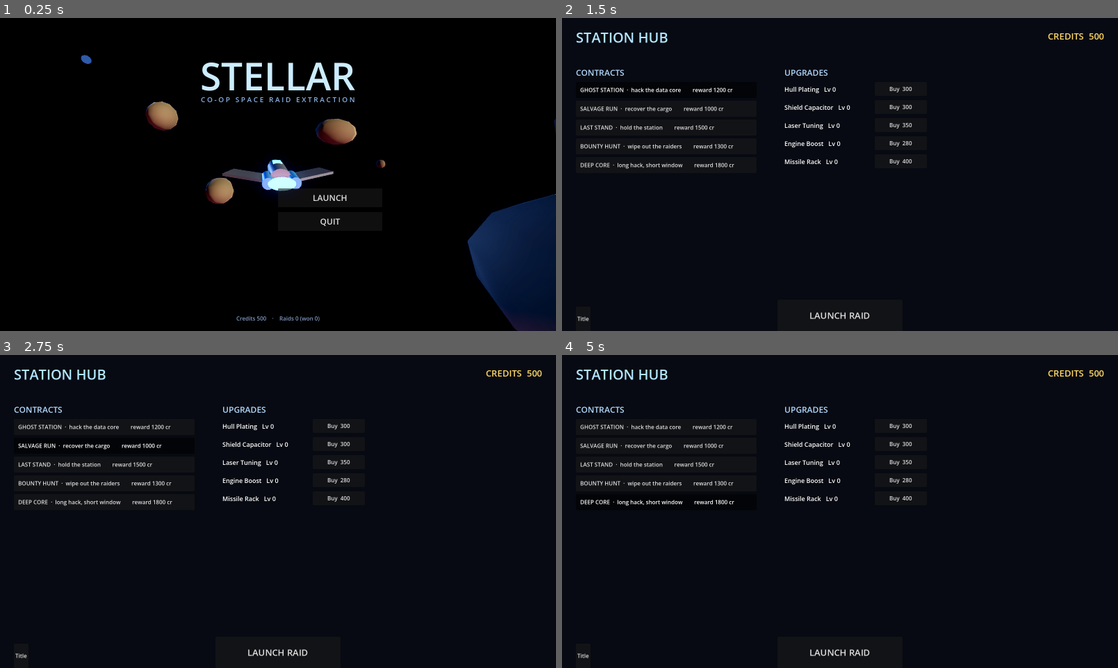
Above: before the commit, frames 1-4 (two rows, left to right).
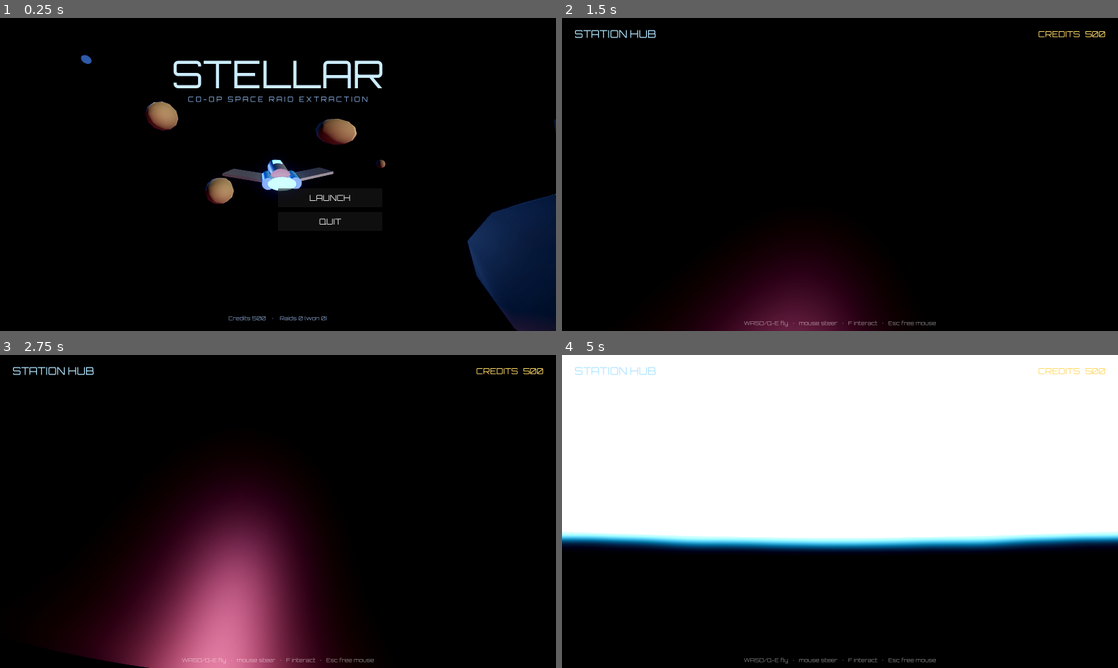
Above: after the commit, the same moments.

Repository: hassaan-v20/solar-system
Game: Godot game, scene res://scenes/title.tscn
The game is run twice, just before and just after one commit, with the same random seed, the same clock (stepped at 60 frames per second) and the same inputs.
Inputs (mouse positions are in pixels of both pictures, inside the frame that each line leads up to):
- Up to frame 1 (0.25 s): no input
- Up to frame 2 (1.5 s): click "LAUNCH" at 0.5 s; click (667, 89) at 1.25 s, where only the run before the commit has a clickable "GHOST STATION · hack the data…"
- Up to frame 3 (2.75 s): click (105, 445) at 2 s, where only the run before the commit has a clickable "SALVAGE RUN · recover the car…"
- Up to frame 4 (5 s): click (667, 464) at 2.75 s, where only the run before the commit has a clickable "LAST STAND · hold the station…"; click (667, 483) at 3.5 s, where only the run before the commit has a clickable "BOUNTY HUNT · wipe out the ra…"; click (667, 502) at 4.25 s, where only the run before the commit has a clickable "DEEP CORE · long hack, short …"

The runs differ from the first frame. In frame 1, 2.3% of the frame differs, in the area x 31-69%, y 13-97%; in frame 2, 7.2%; in frame 3, 21%; in frame 4, 62%, in the area x 0-100%, y 0-99%.

Commit message:
3D station hub (fly-around kiosks) + game-style Orbitron font
Station is now an explorable 3D place (Roundtable-Hold style): fly your ship
around a lit platform with four kiosks — Contract Board, Ship Bay, Armory, Launch
Pad — each a glowing terminal with a floating Label3D. Fly into a kiosk's zone and
press F to open its panel (select contract / buy upgrades / launch). Shared
InputSetup so the hub and raid use one binding set; soft tether keeps you near
the platform.

Font: Orbitron set as the project default UI font for a game/sci-fi look.

Replaces the old flat 2D station menu. Verified: import + headless runs of
title/raid/hub all clean on 4.6.3.

Co-Authored-By: Claude Opus 4.8 (1M context) <noreply@anthropic.com>

Diff:
--- a/game/project.godot
+++ b/game/project.godot
@@ -20,6 +20,10 @@
 window/size/viewport_width=1600
 window/size/viewport_height=900
 
+[gui]
+
+theme/custom_font="res://assets/fonts/Orbitron.ttf"
+
 [rendering]
 
 environment/defaults/default_clear_color=Color(0.015, 0.02, 0.04, 1)
--- a/game/scenes/station.tscn
+++ b/game/scenes/station.tscn
@@ -1,8 +1,6 @@
 [gd_scene load_steps=2 format=3]
 
-[ext_resource type="Script" path="res://scripts/ui/station_ui.gd" id="1"]
+[ext_resource type="Script" path="res://scripts/ui/station_hub.gd" id="1"]
 
-[node name="Station" type="Control"]
-layout_mode = 3
-anchors_preset = 15
+[node name="StationHub" type="Node3D"]
 script = ExtResource("1")
--- /dev/null
+++ b/game/scripts/core/input_setup.gd
@@ -0,0 +1,34 @@
+class_name InputSetup
+extends RefCounted
+## Registers all gameplay input actions in code (so project.godot stays clean and
+## the raid + station hub share one binding set).
+
+static func register() -> void:
+	var binds := {
+		"thrust_forward": [KEY_W], "thrust_back": [KEY_S],
+		"strafe_left": [KEY_Q], "strafe_right": [KEY_E],
+		"roll_left": [KEY_A], "roll_right": [KEY_D],
+		"boost": [KEY_SHIFT], "brake": [KEY_CTRL],
+		"fire": [KEY_SPACE],
+		"interact": [KEY_F],
+		"toggle_mouse": [KEY_ESCAPE], "quit_game": [KEY_F8],
+	}
+	for action in binds:
+		if not InputMap.has_action(action):
+			InputMap.add_action(action)
+		for key in binds[action]:
+			var ev := InputEventKey.new()
+			ev.physical_keycode = key
+			InputMap.action_add_event(action, ev)
+	# Left mouse fires the laser.
+	if not InputMap.has_action("fire"):
+		InputMap.add_action("fire")
+	var mb := InputEventMouseButton.new()
+	mb.button_index = MOUSE_BUTTON_LEFT
+	InputMap.action_add_event("fire", mb)
+	# Secondary fire (missile): right mouse.
+	if not InputMap.has_action("fire_secondary"):
+		InputMap.add_action("fire_secondary")
+	var rmb := InputEventMouseButton.new()
+	rmb.button_index = MOUSE_BUTTON_RIGHT
+	InputMap.action_add_event("fire_secondary", rmb)
--- a/game/scripts/core/main.gd
+++ b/game/scripts/core/main.gd
@@ -105,34 +105,7 @@
 
 # ── input ─────────────────────────────────────────────────────────────────────
 func _setup_input() -> void:
-	var binds := {
-		"thrust_forward": [KEY_W], "thrust_back": [KEY_S],
-		"strafe_left": [KEY_Q], "strafe_right": [KEY_E],
-		"roll_left": [KEY_A], "roll_right": [KEY_D],
-		"boost": [KEY_SHIFT], "brake": [KEY_CTRL],
-		"fire": [KEY_SPACE],
-		"toggle_mouse": [KEY_ESCAPE], "quit_game": [KEY_F8],
-	}
-	for action in binds:
-		if not InputMap.has_action(action):
-			InputMap.add_action(action)
-		for key in binds[action]:
-			var ev := InputEventKey.new()
-			ev.physical_keycode = key
-			InputMap.action_add_event(action, ev)
-	# Left mouse also fires the laser.
-	var mb := InputEventMouseButton.new()
-	mb.button_index = MOUSE_BUTTON_LEFT
-	InputMap.action_add_event("fire", mb)
-	# Secondary fire (homing missile): right mouse or F.
-	if not InputMap.has_action("fire_secondary"):
-		InputMap.add_action("fire_secondary")
-	var rmb := InputEventMouseButton.new()
-	rmb.button_index = MOUSE_BUTTON_RIGHT
-	InputMap.action_add_event("fire_secondary", rmb)
-	var keyf := InputEventKey.new()
-	keyf.physical_keycode = KEY_F
-	InputMap.action_add_event("fire_secondary", keyf)
+	InputSetup.register()
 
 # ── world ─────────────────────────────────────────────────────────────────────
 func _build_environment() -> void:
--- /dev/null
+++ b/game/scripts/ui/station_hub.gd
@@ -0,0 +1,356 @@
+extends Node3D
+## A 3D station hub you fly around between raids (Roundtable-Hold style): visit
+## kiosks for Contracts, the Ship Bay, the Armory, and the Launch Pad. Fly near a
+## kiosk and press F to open it.
+
+const KIOSKS := [
+	{"type": "contracts", "name": "CONTRACT BOARD", "ang": 0.0,   "col": Color(0.4, 0.8, 1.0)},
+	{"type": "ship",      "name": "SHIP BAY",       "ang": 90.0,  "col": Color(0.5, 1.0, 0.7)},
+	{"type": "armory",    "name": "ARMORY",         "ang": 180.0, "col": Color(1.0, 0.6, 0.4)},
+	{"type": "launch",    "name": "LAUNCH PAD",     "ang": 270.0, "col": Color(1.0, 0.85, 0.4)},
+]
+const RADIUS := 24.0
+
+var _ship: ShipController
+var _cam: ChaseCamera
+var _near: Dictionary = {}
+var _panel: CanvasLayer
+var _prompt: Label
+var _credits: Label
+
+func _ready() -> void:
+	InputSetup.register()
+	Input.mouse_mode = Input.MOUSE_MODE_CAPTURED
+	var vp := get_viewport()
+	vp.use_taa = true
+	vp.msaa_3d = Viewport.MSAA_4X
+
+	SpaceEnv.add_suns(self)
+	var we := WorldEnvironment.new()
+	we.environment = SpaceEnv.make_environment()
+	add_child(we)
+
+	_build_platform()
+	for k in KIOSKS:
+		_build_kiosk(k)
+	_build_ship()
+	_cam = ChaseCamera.new()
+	_cam.target_path = _ship.get_path()
+	_cam.distance = 13.0
+	_cam.height = 4.0
+	add_child(_cam)
+	_cam.current = true
+	_build_hud()
+
+func _process(delta: float) -> void:
+	if is_instance_valid(_ship):
+		# Soft tether so you don't drift off into deep space.
+		var d := _ship.global_position.length()
+		if d > 60.0:
+			_ship.velocity -= _ship.global_position.normalized() * (d - 60.0) * 2.0 * delta
+	if _prompt != null:
+		_prompt.text = "[F]  %s" % _near.name if not _near.is_empty() and _panel == null else ""
+	if _credits != null:
+		_credits.text = "CREDITS  %d" % GameState.credits
+
+func _unhandled_input(event: InputEvent) -> void:
+	if event.is_action_pressed("quit_game"):
+		get_tree().quit()
+	elif event.is_action_pressed("toggle_mouse"):
+		if _panel != null:
+			_close_panel()
+		else:
+			Input.mouse_mode = Input.MOUSE_MODE_VISIBLE if Input.mouse_mode == Input.MOUSE_MODE_CAPTURED else Input.MOUSE_MODE_CAPTURED
+	elif event.is_action_pressed("interact") and _panel == null and not _near.is_empty():
+		_open_panel(_near)
+
+# ── 3D dressing ────────────────────────────────────────────────────────────────
+func _build_platform() -> void:
+	var floor_mat := StandardMaterial3D.new()
+	floor_mat.albedo_color = Color(0.16, 0.18, 0.22)
+	floor_mat.metallic = 0.6
+	floor_mat.roughness = 0.5
+	var disc := MeshInstance3D.new()
+	var cm := CylinderMesh.new()
+	cm.top_radius = 34.0
+	cm.bottom_radius = 34.0
+	cm.height = 1.0
+	disc.mesh = cm
+	disc.position = Vector3(0, -2.5, 0)
+	disc.material_override = floor_mat
+	add_child(disc)
+	# Glowing central column / hologram.
+	var col := MeshInstance3D.new()
+	var cc := CylinderMesh.new()
+	cc.top_radius = 2.5
+	cc.bottom_radius = 3.5
+	cc.height = 8.0
+	col.mesh = cc
+	col.position = Vector3(0, 2.0, 0)
+	col.material_override = _glow(Color(0.4, 0.85, 1.0), 2.5)
+	add_child(col)
+	# Warm interior light.
+	var lamp := OmniLight3D.new()
+	lamp.light_color = Color(1.0, 0.85, 0.7)
+	lamp.light_energy = 4.0
+	lamp.omni_range = 70.0
+	lamp.position = Vector3(0, 10, 0)
+	add_child(lamp)
+
+func _build_kiosk(k: Dictionary) -> void:
+	var root := Node3D.new()
+	add_child(root)
+	var a := deg_to_rad(k.ang)
+	root.position = Vector3(cos(a) * RADIUS, 0, sin(a) * RADIUS)
+
+	var mat := StandardMaterial3D.new()
+	mat.albedo_color = Color(0.2, 0.22, 0.27)
+	mat.metallic = 0.6
+	mat.roughness = 0.4
+	var base := MeshInstance3D.new()
+	var bb := BoxMesh.new()
+	bb.size = Vector3(4.0, 2.0, 1.4)
+	base.mesh = bb
+	base.material_override = mat
+	root.add_child(base)
+	# Glowing screen.
+	var screen := MeshInstance3D.new()
+	var sb := BoxMesh.new()
+	sb.size = Vector3(3.0, 1.6, 0.15)
+	screen.mesh = sb
+	screen.position = Vector3(0, 1.6, 0.7)
+	screen.rotation_degrees = Vector3(-18, 0, 0)
+	screen.material_override = _glow(k.col, 2.2)
+	root.add_child(screen)
+	# Floating label.
+	var lbl := Label3D.new()
+	lbl.text = k.name
+	lbl.billboard = BaseMaterial3D.BILLBOARD_ENABLED
+	lbl.font_size = 64
+	lbl.pixel_size = 0.012
+	lbl.modulate = k.col
+	lbl.position = Vector3(0, 3.4, 0)
+	root.add_child(lbl)
+	# Kiosk light.
+	var l := OmniLight3D.new()
+	l.light_color = k.col
+	l.light_energy = 3.0
+	l.omni_range = 16.0
+	l.position = Vector3(0, 2.5, 1.5)
+	root.add_child(l)
+	# Interaction zone.
+	var zone := Area3D.new()
+	var cs := CollisionShape3D.new()
+	var sp := SphereShape3D.new()
+	sp.radius = 8.0
+	cs.shape = sp
+	zone.add_child(cs)
+	root.add_child(zone)
+	zone.body_entered.connect(func(b): if b.is_in_group("player"): _near = k)
+	zone.body_exited.connect(func(b): if b.is_in_group("player") and _near == k: _near = {})
+
+func _build_ship() -> void:
+	_ship = ShipController.new()
+	var def := load("res://data/ships/wayfarer.tres")
+	if def is ShipDef:
+		var d := def.duplicate()
+		d.max_speed = 16.0
+		d.boost_speed = 28.0
+		d.acceleration = 16.0
+		_ship.ship_def = d
+	# Compact modelled hull.
+	var hullmat := StandardMaterial3D.new()
+	hullmat.albedo_color = Color(0.55, 0.6, 0.7)
+	hullmat.metallic = 0.8
+	hullmat.roughness = 0.3
+	var comb := CSGCombiner3D.new()
+	var fus := CSGCylinder3D.new()
+	fus.radius = 0.55
+	fus.height = 3.0
+	fus.sides = 18
+	fus.smooth_faces = true
+	fus.rotation_degrees = Vector3(90, 0, 0)
+	fus.material = hullmat
+	comb.add_child(fus)
+	var nose := CSGSphere3D.new()
+	nose.radius = 0.55
+	nose.smooth_faces = true
+	nose.scale = Vector3(0.85, 0.85, 2.6)
+	nose.position = Vector3(0, 0, -2.0)
+	nose.material = hullmat
+	comb.add_child(nose)
+	for sx in [-1.4, 1.4]:
+		var wing := CSGBox3D.new()
+		wing.size = Vector3(2.7, 0.14, 1.3)
+		wing.position = Vector3(sx, 0, 0.5)
+		wing.rotation_degrees = Vector3(0, 18 * signf(sx), 6 * signf(sx))
+		wing.material = hullmat
+		comb.add_child(wing)
+	_ship.add_child(comb)
+	var engine := MeshInstance3D.new()
+	var es := SphereMesh.new()
+	es.radius = 0.4
+	es.height = 0.8
+	engine.mesh = es
+	engine.position = Vector3(0, 0, 2.2)
+	engine.scale = Vector3(1.6, 0.7, 1.4)
+	engine.material_override = _glow(Color(0.45, 0.8, 1.0), 4.0)
+	_ship.add_child(engine)
+	var cshape := CollisionShape3D.new()
+	var bs := BoxShape3D.new()
+	bs.size = Vector3(2.6, 0.7, 3.6)
+	cshape.shape = bs
+	_ship.add_child(cshape)
+	add_child(_ship)
+	_ship.position = Vector3(0, 0, 12)
+
+func _glow(c: Color, e: float) -> StandardMaterial3D:
+	var m := StandardMaterial3D.new()
+	m.albedo_color = c
+	m.emission_enabled = true
+	m.emission = c
+	m.emission_energy_multiplier = e
+	return m
+
+# ── HUD + panels ──────────────────────────────────────────────────────────────
+func _build_hud() -> void:
+	var cl := CanvasLayer.new()
+	add_child(cl)
+	var root := Control.new()
+	root.set_anchors_preset(Control.PRESET_FULL_RECT)
+	root.mouse_filter = Control.MOUSE_FILTER_IGNORE
+	cl.add_child(root)
+	var title := Label.new()
+	title.text = "STATION HUB"
+	title.position = Vector2(36, 26)
+	title.add_theme_font_size_override("font_size", 30)
+	title.add_theme_color_override("font_color", Color(0.7, 0.9, 1.0))
+	root.add_child(title)
+	_credits = Label.new()
+	_credits.set_anchors_preset(Control.PRESET_TOP_RIGHT)
+	_credits.offset_left = -340
+	_credits.offset_top = 30
+	_credits.offset_right = -36
+	_credits.horizontal_alignment = HORIZONTAL_ALIGNMENT_RIGHT
+	_credits.add_theme_font_size_override("font_size", 24)
+	_credits.add_theme_color_override("font_color", Color(1.0, 0.85, 0.4))
+	root.add_child(_credits)
+	_prompt = Label.new()
+	_prompt.set_anchors_preset(Control.PRESET_CENTER_BOTTOM)
+	_prompt.offset_top = -150
+	_prompt.offset_left = -200
+	_prompt.offset_right = 200
+	_prompt.horizontal_alignment = HORIZONTAL_ALIGNMENT_CENTER
+	_prompt.add_theme_font_size_override("font_size", 26)
+	_prompt.add_theme_color_override("font_color", Color(1, 1, 1))
+	root.add_child(_prompt)
+	var hint := Label.new()
+	hint.text = "WASD/Q-E fly   ·   mouse steer   ·   F interact   ·   Esc free mouse"
+	hint.set_anchors_preset(Control.PRESET_BOTTOM_WIDE)
+	hint.offset_top = -34
+	hint.horizontal_alignment = HORIZONTAL_ALIGNMENT_CENTER
+	hint.modulate = Color(1, 1, 1, 0.5)
+	root.add_child(hint)
+
+func _open_panel(k: Dictionary) -> void:
+	Input.mouse_mode = Input.MOUSE_MODE_VISIBLE
+	_ship.set_physics_process(false)
+	_panel = CanvasLayer.new()
+	add_child(_panel)
+	var dim := ColorRect.new()
+	dim.set_anchors_preset(Control.PRESET_FULL_RECT)
+	dim.color = Color(0, 0, 0, 0.55)
+	_panel.add_child(dim)
+	var box := VBoxContainer.new()
+	box.set_anchors_preset(Control.PRESET_CENTER)
+	box.add_theme_constant_override("separation", 10)
+	box.custom_minimum_size = Vector2(560, 0)
+	_panel.add_child(box)
+	var head := Label.new()
+	head.text = k.name
+	head.horizontal_alignment = HORIZONTAL_ALIGNMENT_CENTER
+	head.add_theme_font_size_override("font_size", 34)
+	head.add_theme_color_override("font_color", k.col)
+	box.add_child(head)
+	box.add_child(_spacer(8))
+
+	match k.type:
+		"contracts":
+			_panel_contracts(box)
+		"ship":
+			_panel_upgrades(box, ["hull", "shield", "engine"])
+		"armory":
+			_panel_upgrades(box, ["weapon", "missile"])
+		"launch":
+			_panel_launch(box)
+
+	box.add_child(_spacer(10))
+	var close := _btn("Close  (Esc)")
+	close.pressed.connect(_close_panel)
+	box.add_child(close)
+
+func _close_panel() -> void:
+	if _panel != null:
+		_panel.queue_free()
+		_panel = null
+	_ship.set_physics_process(true)
+	Input.mouse_mode = Input.MOUSE_MODE_CAPTURED
+
+func _panel_contracts(box: VBoxContainer) -> void:
+	for path in GameState.MISSIONS:
+		var def = load(path)
+		var b := _btn("%s    ·    %d cr" % [def.display_name, def.reward])
+		b.toggle_mode = true
+		b.button_pressed = (path == GameState.selected_mission)
+		b.pressed.connect(func():
+			GameState.selected_mission = path
+			_close_panel())
+		box.add_child(b)
+
+func _panel_upgrades(box: VBoxContainer, keys: Array) -> void:
+	for key in keys:
+		var row := HBoxContainer.new()
+		row.add_theme_constant_override("separation", 16)
+		var name_lbl := Label.new()
+		name_lbl.custom_minimum_size = Vector2(330, 0)
+		name_lbl.add_theme_font_size_override("font_size", 20)
+		row.add_child(name_lbl)
+		var buy := _btn("")
+		buy.custom_minimum_size = Vector2(180, 44)
+		row.add_child(buy)
+		box.add_child(row)
+		var refresh := func():
+			name_lbl.text = "%s   Lv %d" % [GameState.UPGRADES[key].name, GameState.upgrades[key]]
+			var c := GameState.cost(key)
+			buy.text = "Buy  %d cr" % c
+			buy.disabled = GameState.credits < c
+		buy.pressed.connect(func():
+			GameState.buy(key)
+			refresh.call())
+		refresh.call()
+
+func _panel_launch(box: VBoxContainer) -> void:
+	var def = load(GameState.selected_mission)
+	var info := Label.new()
+	info.text = "Contract:  %s\nReward:  %d cr" % [def.display_name, def.reward]
+	info.horizontal_alignment = HORIZONTAL_ALIGNMENT_CENTER
+	info.add_theme_font_size_override("font_size", 20)
+	box.add_child(info)
+	box.add_child(_spacer(8))
+	var go := _btn("LAUNCH RAID")
+	go.custom_minimum_size = Vector2(0, 56)
+	go.add_theme_font_size_override("font_size", 26)
+	go.pressed.connect(func(): get_tree().change_scene_to_file("res://scenes/raid/ghost_station_raid.tscn"))
+	box.add_child(go)
+
+func _btn(text: String) -> Button:
+	var b := Button.new()
+	b.text = text
+	b.custom_minimum_size = Vector2(0, 46)
+	b.add_theme_font_size_override("font_size", 20)
+	return b
+
+func _spacer(h: int) -> Control:
+	var c := Control.new()
+	c.custom_minimum_size = Vector2(0, h)
+	return c
--- a/game/scripts/ui/station_ui.gd
+++ /dev/null
@@ -1,131 +0,0 @@
-extends Control
-## Station hub (M4): between raids you spend credits on ship upgrades, pick a
-## contract, and launch. Shows the last raid's result.
-
-var _credits_lbl: Label
-var _contract_btns: Array = []
-var _up_rows: Dictionary = {}     # key -> {level, buy}
-var _launch: Button
-
-func _ready() -> void:
-	Input.mouse_mode = Input.MOUSE_MODE_VISIBLE
-	var bg := ColorRect.new()
-	bg.set_anchors_preset(Control.PRESET_FULL_RECT)
-	bg.color = Color(0.03, 0.04, 0.07)
-	add_child(bg)
-
-	var title := Label.new()
-	title.text = "STATION HUB"
-	title.position = Vector2(40, 28)
-	title.add_theme_font_size_override("font_size", 40)
-	title.add_theme_color_override("font_color", Color(0.7, 0.9, 1.0))
-	add_child(title)
-
-	_credits_lbl = Label.new()
-	_credits_lbl.set_anchors_preset(Control.PRESET_TOP_RIGHT)
-	_credits_lbl.offset_left = -360
-	_credits_lbl.offset_top = 34
-	_credits_lbl.offset_right = -40
-	_credits_lbl.horizontal_alignment = HORIZONTAL_ALIGNMENT_RIGHT
-	_credits_lbl.add_theme_font_size_override("font_size", 26)
-	_credits_lbl.add_theme_color_override("font_color", Color(1.0, 0.85, 0.4))
-	add_child(_credits_lbl)
-
-	if not GameState.last_result.is_empty():
-		var r := GameState.last_result
-		var res := Label.new()
-		res.position = Vector2(40, 84)
-		res.add_theme_font_size_override("font_size", 22)
-		var ok: bool = r.success
-		res.text = "Last raid — %s:  %s   +%d cr" % [r.name, ("EXTRACTED" if ok else "LOST"), r.reward]
-		res.add_theme_color_override("font_color", Color(0.5, 1.0, 0.6) if ok else Color(1.0, 0.5, 0.45))
-		add_child(res)
-		GameState.clear_result()
-
-	_build_contracts()
-	_build_upgrades()
-
-	_launch = Button.new()
-	_launch.text = "LAUNCH RAID"
-	_launch.custom_minimum_size = Vector2(360, 56)
-	_launch.add_theme_font_size_override("font_size", 26)
-	_launch.set_anchors_preset(Control.PRESET_CENTER_BOTTOM)
-	_launch.offset_left = -180
-	_launch.offset_top = -90
-	_launch.offset_right = 180
-	_launch.pressed.connect(func(): get_tree().change_scene_to_file("res://scenes/raid/ghost_station_raid.tscn"))
-	add_child(_launch)
-
-	var back := Button.new()
-	back.text = "Title"
-	back.position = Vector2(40, 0)
-	back.set_anchors_preset(Control.PRESET_BOTTOM_LEFT)
-	back.offset_left = 40
-	back.offset_top = -70
-	back.pressed.connect(func(): get_tree().change_scene_to_file("res://scenes/title.tscn"))
-	add_child(back)
-
-	_refresh()
-
-func _build_contracts() -> void:
-	var head := Label.new()
-	head.text = "CONTRACTS"
-	head.position = Vector2(40, 140)
-	head.add_theme_font_size_override("font_size", 24)
-	head.add_theme_color_override("font_color", Color(0.7, 0.85, 1.0))
-	add_child(head)
-
-	var y := 184
-	for path in GameState.MISSIONS:
-		var def = load(path)
-		var b := Button.new()
-		b.toggle_mode = true
-		b.custom_minimum_size = Vector2(520, 46)
-		b.position = Vector2(40, y)
-		b.alignment = HORIZONTAL_ALIGNMENT_LEFT
-		b.text = "  %s        reward %d cr" % [def.display_name, def.reward]
-		b.pressed.connect(_on_contract.bind(path))
-		add_child(b)
-		_contract_btns.append({"btn": b, "path": path})
-		y += 54
-
-func _on_contract(path: String) -> void:
-	GameState.selected_mission = path
-	_refresh()
-
-func _build_upgrades() -> void:
-	var head := Label.new()
-	head.text = "UPGRADES"
-	head.position = Vector2(640, 140)
-	head.add_theme_font_size_override("font_size", 24)
-	head.add_theme_color_override("font_color", Color(0.7, 0.85, 1.0))
-	add_child(head)
-
-	var y := 184
-	for key in GameState.UPGRADES:
-		var name_lbl := Label.new()
-		name_lbl.position = Vector2(640, y + 8)
-		name_lbl.add_theme_font_size_override("font_size", 18)
-		add_child(name_lbl)
-		var buy := Button.new()
-		buy.custom_minimum_size = Vector2(150, 40)
-		buy.position = Vector2(900, y)
-		buy.pressed.connect(_on_buy.bind(key))
-		add_child(buy)
-		_up_rows[key] = {"name": name_lbl, "buy": buy}
-		y += 52
-
-func _on_buy(key: String) -> void:
-	GameState.buy(key)
-	_refresh()
-
-func _refresh() -> void:
-	_credits_lbl.text = "CREDITS  %d" % GameState.credits
-	for entry in _contract_btns:
-		entry.btn.button_pressed = (entry.path == GameState.selected_mission)
-	for key in _up_rows:
-		var row = _up_rows[key]
-		row.name.text = "%s   Lv %d" % [GameState.UPGRADES[key].name, GameState.upgrades[key]]
-		var c := GameState.cost(key)
-		row.buy.text = "Buy  %d" % c
-		row.buy.disabled = GameState.credits < c
Binary file added: game/assets/fonts/Orbitron.ttf
Not shown, added: game/assets/fonts/Orbitron.ttf.import
Not shown, added: game/scripts/core/input_setup.gd.uid
Not shown, added: game/scripts/ui/station_hub.gd.uid
Not shown, removed: game/scripts/ui/station_ui.gd.uid
